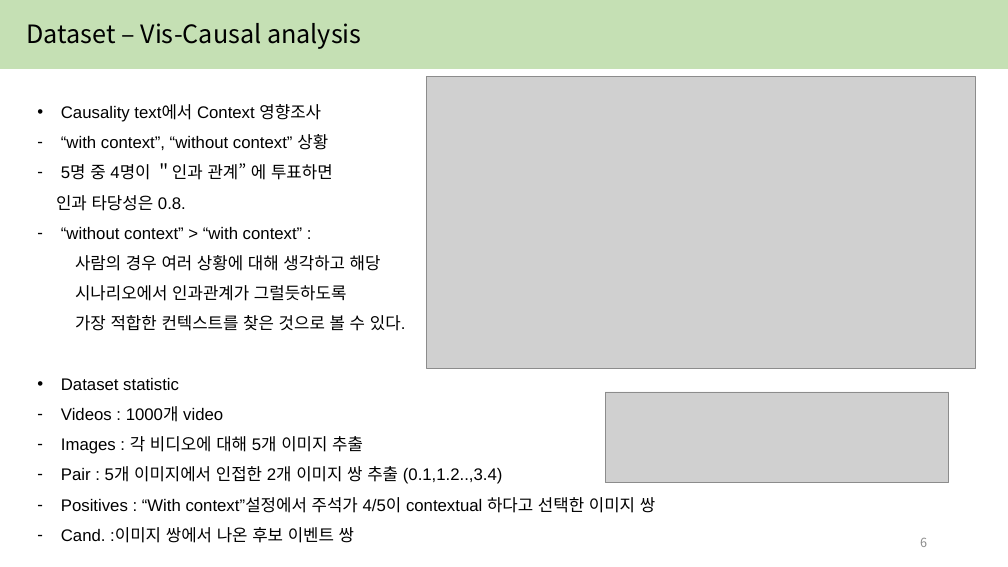
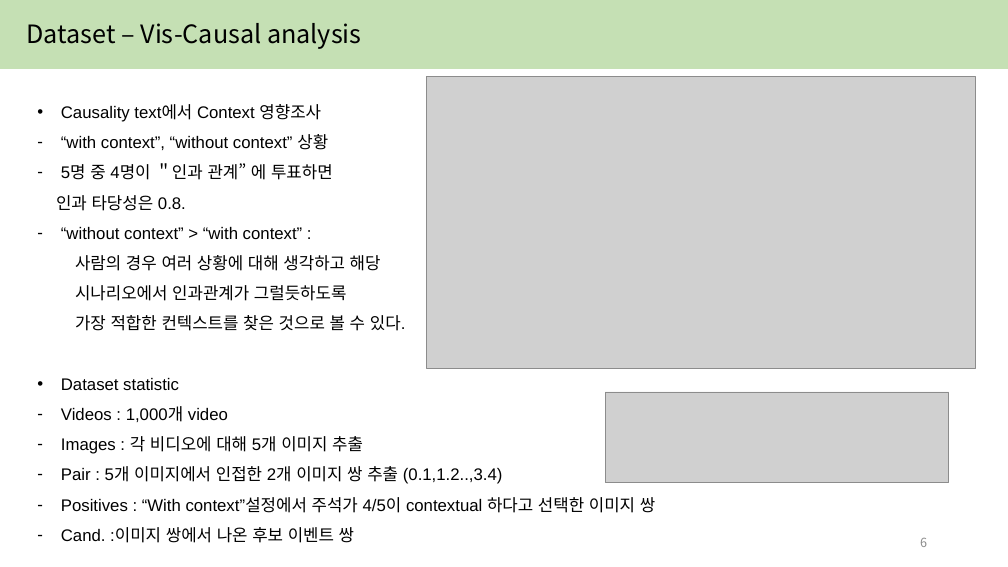
Before and after one commit to yejin087/study_image_caption, a slide deck: slide 6 of 3주차.pptx. Drawn at 1008x567 pixels with LibreOffice and Linux fonts; fonts in the diff are those of the drawing; grey boxes stand for pictures. Boxes give left, top, right and bottom in pixels: in the first picture for what was removed or moved away, otherwise in the second. Text is boxed around its words. In the diff, an @@ line names an element or a change of style, - is before the commit and + after.

```diff
--- a/3주차.pptx
+++ b/3주차.pptx
@@ text at (61,406,228,422): text changed @@
-– Videos : 1000개 video
+– Videos : 1,000개 video
```
Also in this commit, not shown: 7 other slides changed, 4 other files.
